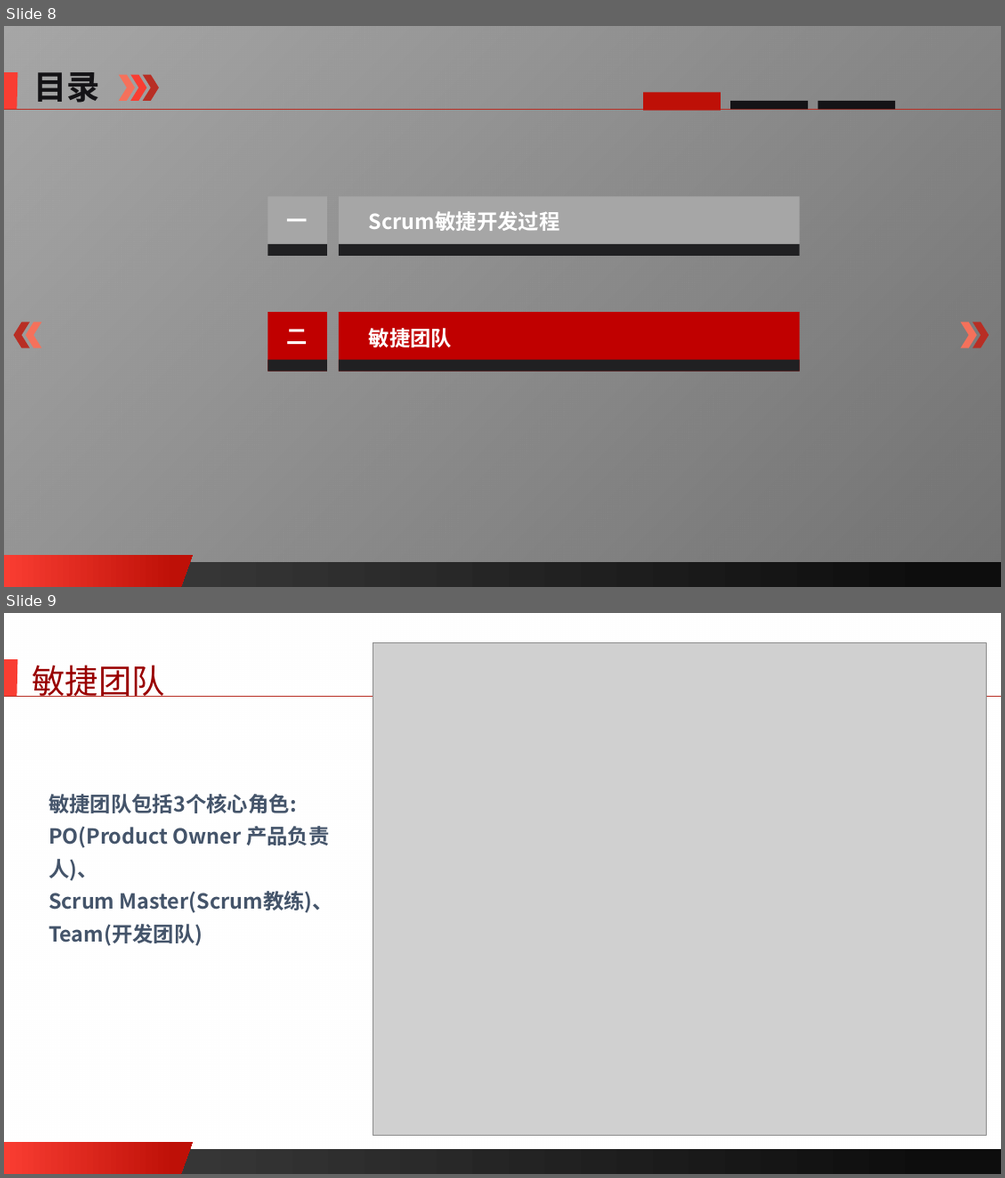
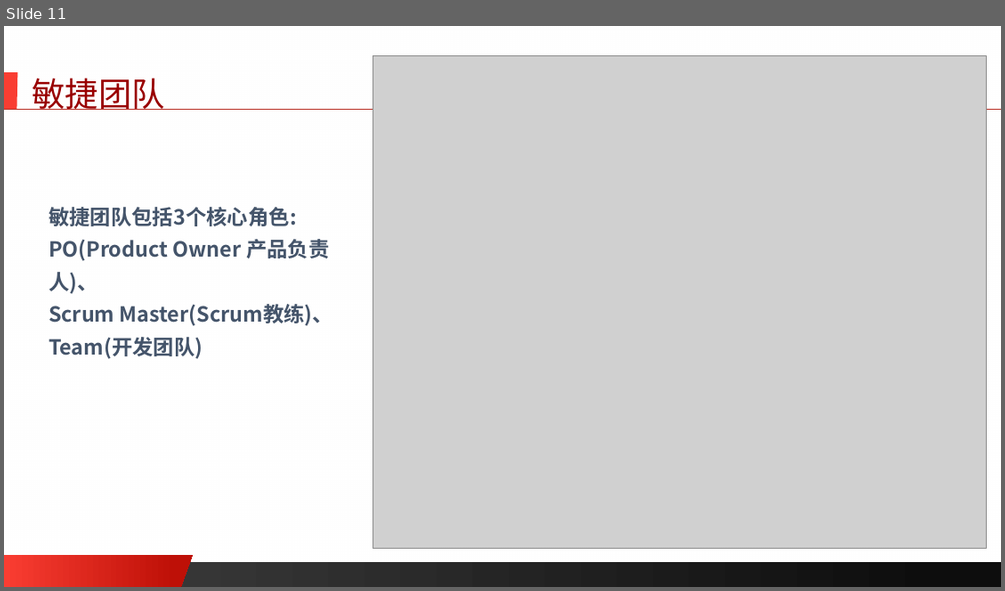
Before and after one commit to edu2act/course-software-process, a slide deck: materials/slides/ch09.pptx. Shown one above the other, each under a label of ours: slides 8 and 9 before the commit, slide 11 after it. The pictures are 1005x1178 and 1005x591 pixels, drawn with LibreOffice and Linux fonts; fonts in the diff are those of the drawing; grey boxes stand for pictures; background and template pictures are left out; a plain dark background stands for a picture behind light text. Boxes give left, top, right and bottom in pixels: in the first picture for what was removed or moved away, otherwise in the second. Text is boxed around its words. In the diff, an @@ line names an element or a change of style, - is before the commit and + after.

```diff
--- a/materials/slides/ch09.pptx
+++ b/materials/slides/ch09.pptx
@@ slide 8 removed at (4, 26, 1001, 587), background picture (left out); not listed: 4 template elements that a slide beside it also shows @@
@@ text removed at (33, 72, 100, 103) @@
-目录
@@ chevron removed at (119, 75, 135, 101) @@
@@ chevron removed at (130, 75, 146, 101) @@
@@ chevron removed at (142, 75, 159, 101) @@
@@ rectangle removed at (643, 101, 720, 109) @@
@@ rectangle removed at (643, 93, 720, 111) @@
@@ rectangle removed at (731, 101, 808, 109) @@
@@ rectangle removed at (817, 101, 895, 109) @@
@@ line removed from (4, 109) to (1001, 109) @@
@@ text removed at (369, 211, 560, 231) @@
-Scrum敏捷开发过程
@@ group removed at (268, 197, 800, 256): 4 rectangles, 1 text @@
-一
@@ chevron removed at (14, 322, 30, 348) @@
@@ chevron removed at (25, 322, 42, 348) @@
@@ group removed at (268, 312, 800, 370): 4 rectangles, 1 text @@
-二
@@ text removed at (369, 328, 452, 347) @@
-敏捷团队
@@ chevron removed at (961, 322, 977, 348) @@
@@ chevron removed at (972, 322, 989, 348) @@
@@ what was slide 9 is now slide 11 @@
```
Also in this commit, not shown: 5 slides changed, 4 slides added, 1 other slide removed, 1 other file.
